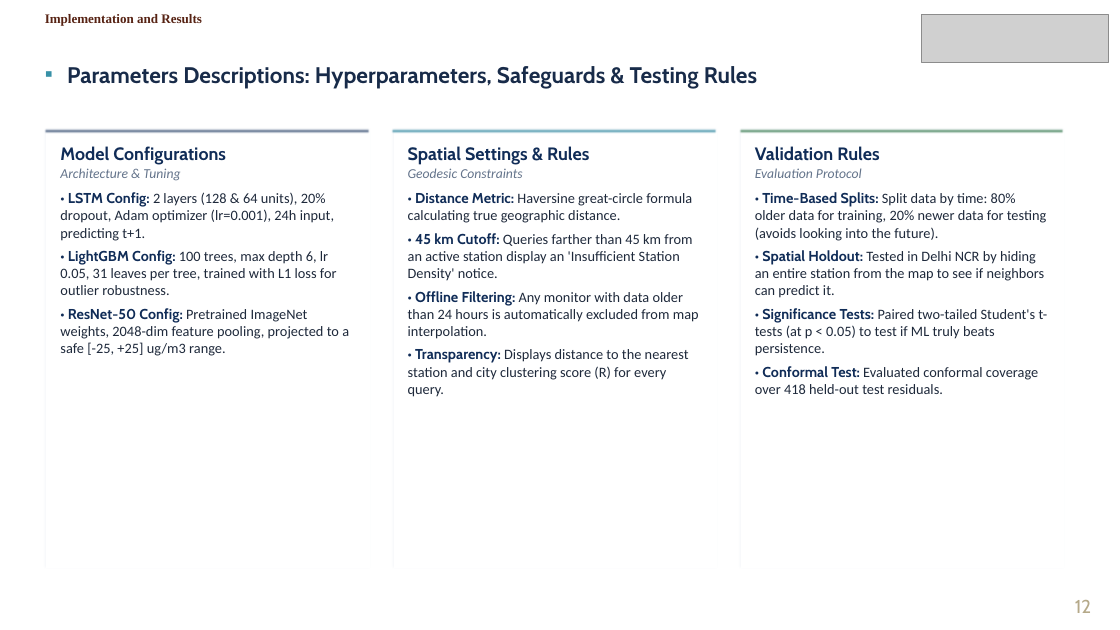
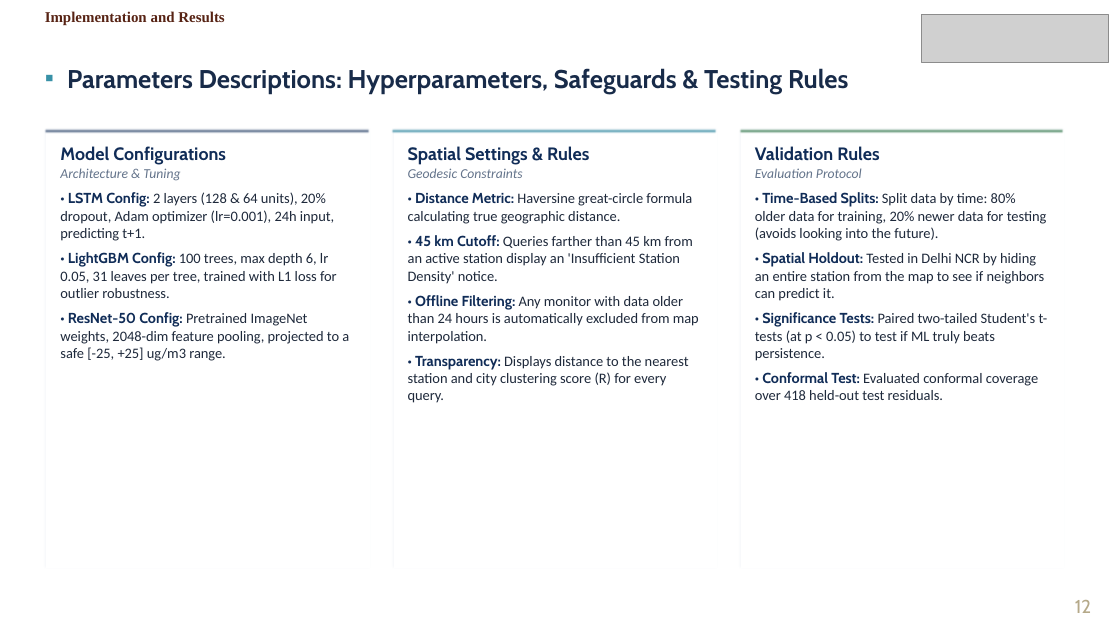
Before and after one commit to Rushyasree/Multimodal_airquality_prediction, a slide deck: slide 12 of docs/VayuDrishti_Final_Review_Simple_Language.pptx. Drawn at 1120x630 pixels with LibreOffice and Linux fonts; fonts in the diff are those of the drawing; grey boxes stand for pictures; background and template pictures are left out. Boxes give left, top, right and bottom in pixels: in the first picture for what was removed or moved away, otherwise in the second. Text is boxed around its words. In the diff, an @@ line names an element or a change of style, - is before the commit and + after.

```diff
--- a/docs/VayuDrishti_Final_Review_Simple_Language.pptx
+++ b/docs/VayuDrishti_Final_Review_Simple_Language.pptx
@@ text "Implementation and Results" at bbox=[45, 11, 224, 26]: size 8.4 to 9.6 pt @@
@@ text "Parameters Descriptions: Hyperparameters, Safeguards & ..." at bbox=[67, 68, 848, 94]: size 14.5 to 16.5 pt @@
@@ text in rectangle at bbox=[60, 192, 349, 361]: size 9.2 to 9.3 pt in "• LSTM Config: 2 layers (128 & ...", "• LightGBM Config: 100 trees, max depth ...", "• ResNet-50 Config: Pretrained ImageNet weights, 2048-dim ..."; more space between paragraphs @@
@@ text in rectangle at bbox=[408, 193, 699, 403]: size 9.2 to 9.3 pt in "• Distance Metric: Haversine great-circle formula calculatin ...", "• 45 km Cutoff: Queries farther than ...", "• Offline Filtering: Any monitor with data ...", "• Transparency: Displays distance to the nearest ..."; more space between paragraphs @@
@@ text in rectangle at bbox=[755, 192, 1048, 400]: size 9.2 to 9.3 pt; more space between paragraphs @@
```
Also in this commit, not shown: 14 other slides changed, 12 other files.
